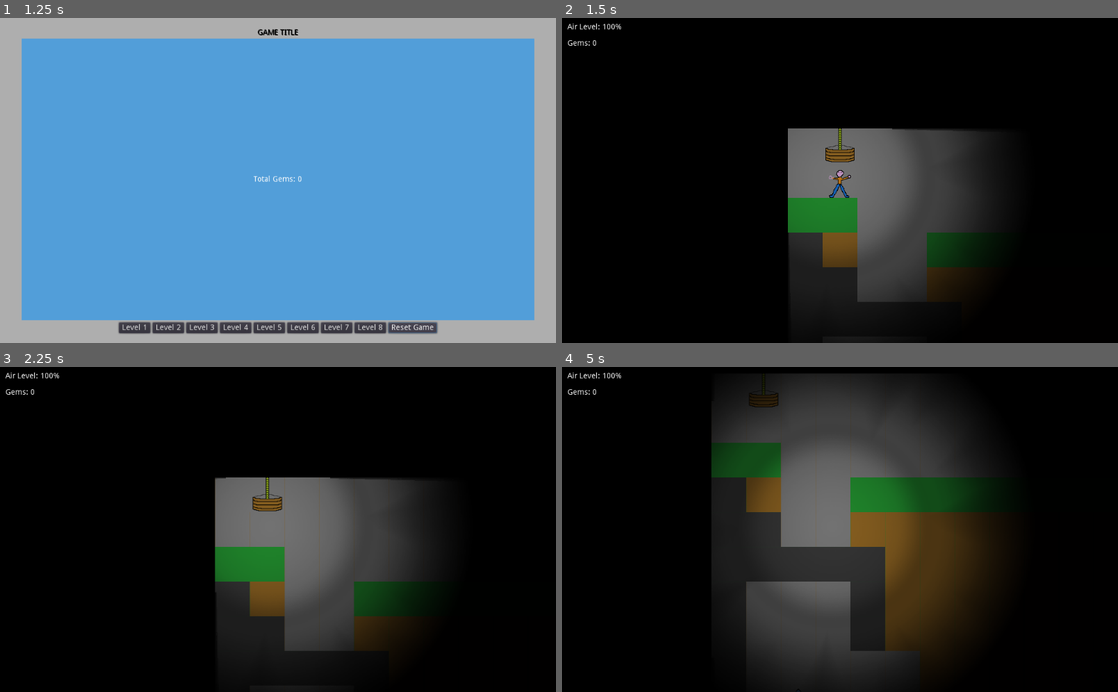
Above: before the commit, frames 1-4 (two rows, left to right).
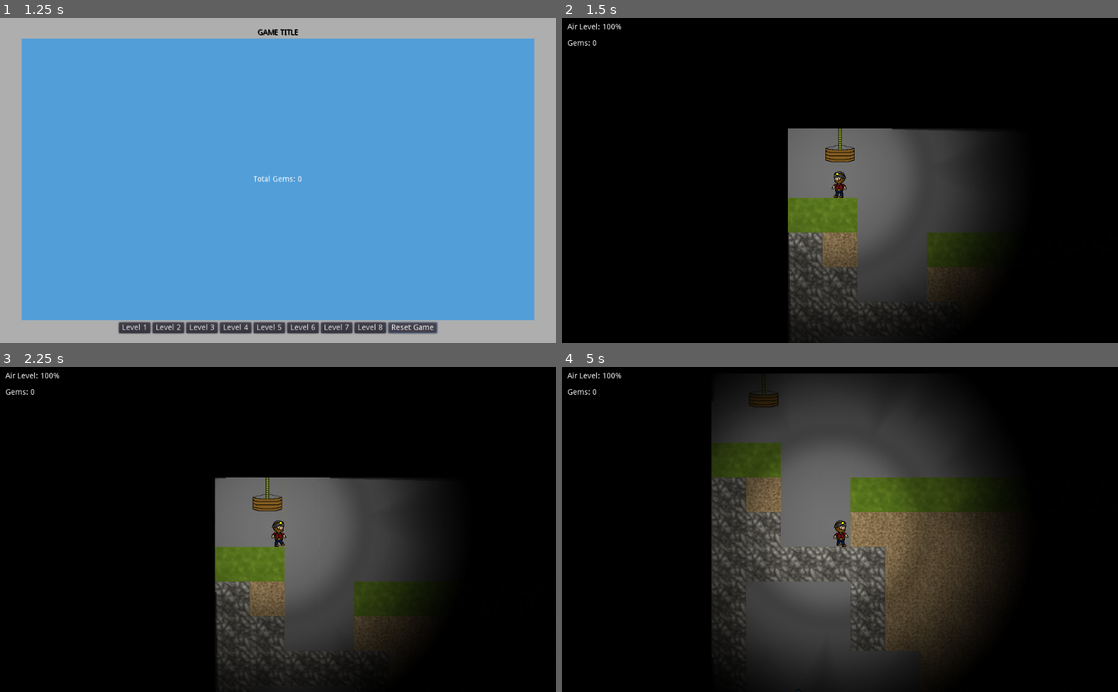
Above: after the commit, the same moments.

Repository: MatthewFyfe/LD48
Game: Godot game, scene res://Scenes/MainMenu.tscn
Two runs of this game, one before a commit and one after it. Both use one fixed random seed, a clock stepped at 60 frames per second and the inputs below.
Inputs:
- Up to frame 1 (1.25 s): click "Reset Game" at 0.5 s
- Up to frame 2 (1.5 s): click "Level 1" at 1.25 s
- Up to frame 3 (2.25 s): tap Enter at 2 s; hold Right (ui_right) from 2.03 s (still down)
- Up to frame 4 (5 s): tap Space (ui_select) at 2.27, 3.02, 4.52 s; release Right (ui_right) at 3.53 s; hold Left (ui_left) 3.53-4.28 s; hold Right (ui_right) from 4.28 s (still down)

Frame 1 is identical in both runs. In frame 2, 4.0% of the frame differs, in the area x 40-72%, y 46-98%; in frame 3, 4.2%; in frame 4, 13%, in the area x 26-75%, y 23-90%.

Commit message:
updated gfx and some janky animations

Diff:
--- a/Scenes/Prefabs/GameTracker.tscn
+++ b/Scenes/Prefabs/GameTracker.tscn
@@ -1,6 +1,7 @@
 [gd_scene load_steps=2 format=2]
 
-[ext_resource path="res://GameTracker.gd" type="Script" id=1]
+[ext_resource path="res://Scripts/GameTracker.gd" type="Script" id=1]
+
 
 [node name="GameTracker" type="Node2D"]
 script = ExtResource( 1 )
--- a/Scenes/Prefabs/TestCharacter.tscn
+++ b/Scenes/Prefabs/TestCharacter.tscn
@@ -1,35 +1,59 @@
-[gd_scene load_steps=7 format=2]
+[gd_scene load_steps=12 format=2]
 
 [ext_resource path="res://Scripts/Player.gd" type="Script" id=1]
 [ext_resource path="res://GFX/TestDude.png" type="Texture" id=3]
 [ext_resource path="res://GFX/pickaxe.png" type="Texture" id=4]
 [ext_resource path="res://Scenes/Prefabs/Light2D.tscn" type="PackedScene" id=5]
 
+[sub_resource type="AtlasTexture" id=19]
+flags = 4
+atlas = ExtResource( 3 )
+region = Rect2( 0, 0, 64, 64 )
 
-[sub_resource type="SpriteFrames" id=1]
+[sub_resource type="AtlasTexture" id=15]
+flags = 4
+atlas = ExtResource( 3 )
+region = Rect2( 64, 0, 64, 64 )
+
+[sub_resource type="AtlasTexture" id=16]
+flags = 4
+atlas = ExtResource( 3 )
+region = Rect2( 0, 64, 64, 64 )
+
+[sub_resource type="AtlasTexture" id=17]
+flags = 4
+atlas = ExtResource( 3 )
+region = Rect2( 64, 64, 64, 64 )
+
+[sub_resource type="AtlasTexture" id=18]
+flags = 4
+atlas = ExtResource( 3 )
+region = Rect2( 0, 128, 64, 64 )
+
+[sub_resource type="SpriteFrames" id=13]
 animations = [ {
-"frames": [  ],
+"frames": [ SubResource( 19 ) ],
+"loop": true,
+"name": "Standing",
+"speed": 5.0
+}, {
+"frames": [ SubResource( 15 ) ],
 "loop": true,
 "name": "Rising",
 "speed": 5.0
 }, {
-"frames": [ ExtResource( 3 ) ],
-"loop": true,
-"name": "Standing",
-"speed": 5.0
-}, {
-"frames": [  ],
+"frames": [ SubResource( 16 ) ],
 "loop": true,
 "name": "Falling",
 "speed": 5.0
 }, {
-"frames": [  ],
+"frames": [ SubResource( 17 ), SubResource( 18 ) ],
 "loop": true,
 "name": "Walking",
 "speed": 5.0
 } ]
 
-[sub_resource type="RectangleShape2D" id=2]
+[sub_resource type="RectangleShape2D" id=14]
 
 [node name="TestCharacter" type="KinematicBody2D"]
 light_mask = 0
@@ -37,8 +61,9 @@
 script = ExtResource( 1 )
 
 [node name="AnimatedSprite" type="AnimatedSprite" parent="."]
-frames = SubResource( 1 )
+frames = SubResource( 13 )
 animation = "Standing"
+playing = true
 
 [node name="Collision_Body" type="CollisionPolygon2D" parent="."]
 position = Vector2( 1, 8 )
--- a/Scenes/Prefabs/Torch.tscn
+++ b/Scenes/Prefabs/Torch.tscn
@@ -1,15 +1,36 @@
-[gd_scene load_steps=3 format=2]
+[gd_scene load_steps=6 format=2]
 
-[ext_resource path="res://GFX/pickaxe.png" type="Texture" id=1]
+[ext_resource path="res://GFX/torch.png" type="Texture" id=1]
 [ext_resource path="res://GFX/light.png" type="Texture" id=2]
 
-[node name="Torch" type="Sprite"]
+[sub_resource type="AtlasTexture" id=1]
+flags = 4
+atlas = ExtResource( 1 )
+region = Rect2( 0, 0, 32, 32 )
+
+[sub_resource type="AtlasTexture" id=2]
+flags = 4
+atlas = ExtResource( 1 )
+region = Rect2( 0, 32, 32, 32 )
+
+[sub_resource type="SpriteFrames" id=3]
+animations = [ {
+"frames": [ SubResource( 1 ), SubResource( 2 ) ],
+"loop": true,
+"name": "default",
+"speed": 3.0
+} ]
+
+[node name="Torch" type="AnimatedSprite"]
 position = Vector2( 0, 100 )
-texture = ExtResource( 1 )
+z_index = -1
+frames = SubResource( 3 )
+frame = 1
+playing = true
 
 [node name="Light2D" type="Light2D" parent="."]
+scale = Vector2( 0.5, 0.5 )
 texture = ExtResource( 2 )
-energy = 5.0
 shadow_enabled = true
 shadow_gradient_length = 64.0
 shadow_filter = 5
--- /dev/null
+++ b/Scripts/GameTracker.gd
@@ -0,0 +1,22 @@
+extends Node2D
+
+var totalGems = 1
+var levelsComplete = [0,0,0,0,0,0,0,0]
+
+# Called when the node enters the scene tree for the first time.
+func _ready():
+	pass # Replace with function body.
+
+# make as if new
+func resetGame():
+	totalGems = 0
+	levelsComplete = [0,0,0,0,0,0,0,0]
+
+func getGems():
+	return totalGems
+
+func incGems(number):
+	totalGems += number
+
+func completeLevel(number):
+	levelsComplete[number-1] = 1
--- a/project.godot
+++ b/project.godot
@@ -20,7 +20,7 @@
 
 [autoload]
 
-GameTracker="*res://GameTracker.gd"
+GameTracker="*res://Scripts/GameTracker.gd"
 
 [input]
 
Binary file changed: GFX/TestDude.png
Binary file changed: GFX/pickaxe.png
Binary file changed: GFX/testTileSet.png
Binary file added: GFX/torch.png
Not shown, added: GFX/torch.png.import
Not shown: 1 places in Scenes/Prefabs/TestCharacter.tscn that only renumber resources
